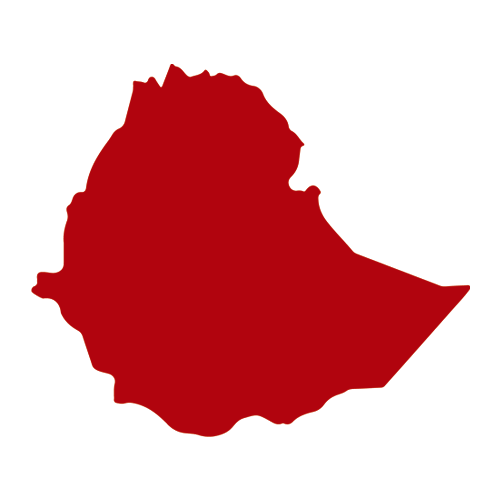
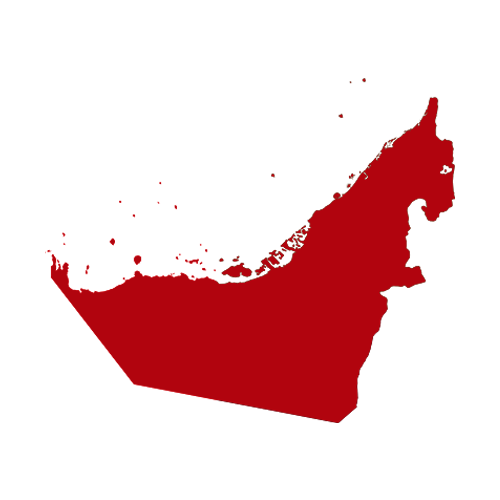
Revision of a layered w=500, h=500 image; what changed, layer by layer:
removed layer "pngegg-2" over bbox(31, 64, 470, 437)
added layer "pngegg (4)" above "Ellipse 1" over bbox(45, 78, 455, 423)
